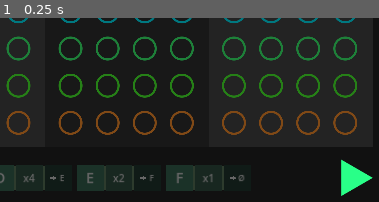
Above: before the commit, frame 1.
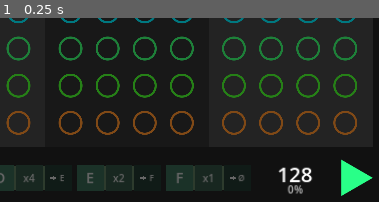
Above: after the commit, the same moment.

Repository: JulienToumieh/bsteppr
Game: Godot game, scene res://main.tscn
Two runs of this game, one before a commit and one after it. Both use one fixed random seed, a clock stepped at 60 frames per second and the inputs below.
Inputs:
- Up to frame 1 (0.25 s): no input
The pictures show only the part of the screen within x 50-100%, y 50-100%; the shares and areas given below are measured in that part.

The runs differ from the first frame. In frame 1, 0.6% of the frame differs, in the area x 73-83%, y 80-96%.

Commit message:
Added tempo and swing change popup (swing functionality not implemented)

Diff:
--- a/Globals.gd
+++ b/Globals.gd
@@ -35,6 +35,7 @@
 var playing = false
 
 var bpm = 128
+var swing = 0
 var beat_interval = 60.0 / (bpm * 4)
 var timer : Timer
 
--- /dev/null
+++ b/components/edit_tempo_popup.gd
@@ -0,0 +1,78 @@
+extends Node2D
+
+var bpm = 0
+var swing = 0
+
+var minTempo = 20
+var maxTempo = 250
+
+func _ready():
+	position = get_viewport().get_size() / 2
+	get_node("TempoSlider").min_value = minTempo
+	get_node("TempoSlider").max_value = maxTempo
+	bpm = Globals.bpm
+	swing = Globals.swing
+	updateGlobal()
+
+
+func _on_close_popup_pressed():
+	Globals.bpm = bpm
+	Globals.swing = swing
+	Globals.updateUI()
+	queue_free()
+
+func updateGlobal():
+	get_node("TempoSlider").value = bpm
+	get_node("SwingSlider").value = swing
+	get_node("BPMLabel").text = str(bpm)
+	get_node("SwingLabel").text = str(swing)
+
+
+func _on_increase_tempo_pressed():
+	bpm += 1
+	if bpm > maxTempo: bpm = maxTempo
+	updateGlobal()
+
+func _on_increase_tempo_2_pressed():
+	bpm += 5
+	if bpm > maxTempo: bpm = maxTempo
+	updateGlobal()
+
+func _on_decrease_tempo_2_pressed():
+	bpm -= 5
+	if bpm < minTempo: bpm = minTempo
+	updateGlobal()
+
+func _on_decrease_tempo_pressed():
+	bpm -= 1
+	if bpm < minTempo: bpm = minTempo
+	updateGlobal()
+
+func _on_increase_swing_pressed():
+	swing += 1
+	if swing > 100: swing = 100
+	updateGlobal()
+
+func _on_increase_swing_2_pressed():
+	swing += 5
+	if swing > 100: swing = 100
+	updateGlobal()
+
+func _on_decrease_swing_2_pressed():
+	swing -= 5
+	if swing < 0: swing = 0
+	updateGlobal()
+
+func _on_decrease_swing_pressed():
+	swing -= 1
+	if swing < 0: swing = 0
+	updateGlobal()
+
+
+func _on_tempo_slider_value_changed(value):
+	bpm = get_node("TempoSlider").value
+	updateGlobal()
+
+func _on_swing_slider_value_changed(value):
+	swing = get_node("SwingSlider").value
+	updateGlobal()
--- /dev/null
+++ b/components/edit_tempo_popup.tscn
@@ -0,0 +1,232 @@
+[gd_scene load_steps=4 format=3 uid="uid://c2u3gkf4nof71"]
+
+[ext_resource type="Script" path="res://components/edit_tempo_popup.gd" id="1_1wo6j"]
+[ext_resource type="Texture2D" uid="uid://cwguhnm6ysoaf" path="res://assets/1px.png" id="2_i6y0g"]
+[ext_resource type="Texture2D" uid="uid://n5533s2q5oj2" path="res://assets/arrow line.svg" id="3_8slsu"]
+
+[node name="EditTempoPopup" type="Node2D"]
+script = ExtResource("1_1wo6j")
+
+[node name="ClosePopup" type="Button" parent="."]
+offset_left = -1080.0
+offset_top = -512.0
+offset_right = 1080.0
+offset_bottom = 512.0
+flat = true
+
+[node name="darkbg" type="Sprite2D" parent="."]
+modulate = Color(0, 0, 0, 0.588235)
+position = Vector2(3.05176e-05, -1.52588e-05)
+scale = Vector2(2176, 1024)
+texture = ExtResource("2_i6y0g")
+
+[node name="Button" type="Button" parent="."]
+offset_left = -264.0
+offset_top = -168.0
+offset_right = 264.0
+offset_bottom = 160.0
+
+[node name="1Px2" type="Sprite2D" parent="."]
+position = Vector2(-9.05991e-06, -3.99998)
+scale = Vector2(528, 328)
+texture = ExtResource("2_i6y0g")
+
+[node name="1Px" type="Sprite2D" parent="."]
+modulate = Color(0.1365, 0.133, 0.14, 1)
+position = Vector2(0, -3.99997)
+scale = Vector2(512, 312)
+texture = ExtResource("2_i6y0g")
+
+[node name="TempoSlider" type="HSlider" parent="."]
+offset_left = -216.0
+offset_top = -40.0
+offset_right = 216.0
+offset_bottom = -24.0
+
+[node name="SwingSlider" type="HSlider" parent="."]
+offset_left = -216.0
+offset_top = 104.0
+offset_right = 216.0
+offset_bottom = 120.0
+
+[node name="BPMLabel" type="Label" parent="."]
+offset_left = -64.0
+offset_top = -136.0
+offset_right = 64.0
+offset_bottom = -81.0
+theme_override_font_sizes/font_size = 40
+text = "100"
+horizontal_alignment = 1
+vertical_alignment = 1
+
+[node name="SwingLabel" type="Label" parent="."]
+offset_left = -64.0
+offset_top = 8.0
+offset_right = 64.0
+offset_bottom = 64.0
+theme_override_font_sizes/font_size = 40
+text = "0"
+horizontal_alignment = 1
+vertical_alignment = 1
+
+[node name="Label2" type="Label" parent="."]
+modulate = Color(0.683128, 0.683128, 0.683128, 1)
+offset_left = -64.0
+offset_top = -88.0
+offset_right = 64.0
+offset_bottom = -60.0
+theme_override_font_sizes/font_size = 20
+text = "BPM"
+horizontal_alignment = 1
+vertical_alignment = 1
+
+[node name="Label4" type="Label" parent="."]
+modulate = Color(0.683128, 0.683128, 0.683128, 1)
+offset_left = -64.0
+offset_top = 56.0
+offset_right = 64.0
+offset_bottom = 84.0
+theme_override_font_sizes/font_size = 20
+text = "% swing"
+horizontal_alignment = 1
+vertical_alignment = 1
+
+[node name="ButtonArrows" type="Node2D" parent="."]
+position = Vector2(0, 8.00003)
+
+[node name="ArrowLine" type="Sprite2D" parent="ButtonArrows"]
+position = Vector2(96, -104)
+rotation = 1.5708
+scale = Vector2(0.229958, 0.229958)
+texture = ExtResource("3_8slsu")
+
+[node name="ArrowLine2" type="Sprite2D" parent="ButtonArrows"]
+position = Vector2(160, -104)
+rotation = 1.5708
+scale = Vector2(0.229958, 0.229958)
+texture = ExtResource("3_8slsu")
+
+[node name="ArrowLine3" type="Sprite2D" parent="ButtonArrows"]
+position = Vector2(176, -104)
+rotation = 1.5708
+scale = Vector2(0.229958, 0.229958)
+texture = ExtResource("3_8slsu")
+
+[node name="ArrowLine4" type="Sprite2D" parent="ButtonArrows"]
+position = Vector2(-176, -104)
+rotation = 4.71239
+scale = Vector2(0.229958, 0.229958)
+texture = ExtResource("3_8slsu")
+
+[node name="ArrowLine5" type="Sprite2D" parent="ButtonArrows"]
+position = Vector2(-160, -104)
+rotation = 4.71239
+scale = Vector2(0.229958, 0.229958)
+texture = ExtResource("3_8slsu")
+
+[node name="ArrowLine6" type="Sprite2D" parent="ButtonArrows"]
+position = Vector2(-96, -104)
+rotation = 4.71239
+scale = Vector2(0.229958, 0.229958)
+texture = ExtResource("3_8slsu")
+
+[node name="ArrowLine7" type="Sprite2D" parent="ButtonArrows"]
+position = Vector2(96, 40)
+rotation = 1.5708
+scale = Vector2(0.229958, 0.229958)
+texture = ExtResource("3_8slsu")
+
+[node name="ArrowLine8" type="Sprite2D" parent="ButtonArrows"]
+position = Vector2(160, 40)
+rotation = 1.5708
+scale = Vector2(0.229958, 0.229958)
+texture = ExtResource("3_8slsu")
+
+[node name="ArrowLine9" type="Sprite2D" parent="ButtonArrows"]
+position = Vector2(176, 40)
+rotation = 1.5708
+scale = Vector2(0.229958, 0.229958)
+texture = ExtResource("3_8slsu")
+
+[node name="ArrowLine10" type="Sprite2D" parent="ButtonArrows"]
+position = Vector2(-176, 40)
+rotation = 4.71239
+scale = Vector2(0.229958, 0.229958)
+texture = ExtResource("3_8slsu")
+
+[node name="ArrowLine11" type="Sprite2D" parent="ButtonArrows"]
+position = Vector2(-160, 40)
+rotation = 4.71239
+scale = Vector2(0.229958, 0.229958)
+texture = ExtResource("3_8slsu")
+
+[node name="ArrowLine12" type="Sprite2D" parent="ButtonArrows"]
+position = Vector2(-96, 40)
+rotation = 4.71239
+scale = Vector2(0.229958, 0.229958)
+texture = ExtResource("3_8slsu")
+
+[node name="Buttons" type="Node2D" parent="."]
+position = Vector2(136, -128)
+
+[node name="IncreaseTempo" type="Button" parent="Buttons"]
+offset_left = -72.0
+offset_right = -8.0
+offset_bottom = 64.0
+flat = true
+
+[node name="IncreaseTempo2" type="Button" parent="Buttons"]
+offset_right = 64.0
+offset_bottom = 64.0
+flat = true
+
+[node name="DecreaseTempo2" type="Button" parent="Buttons"]
+offset_left = -336.0
+offset_right = -272.0
+offset_bottom = 64.0
+flat = true
+
+[node name="DecreaseTempo" type="Button" parent="Buttons"]
+offset_left = -264.0
+offset_right = -200.0
+offset_bottom = 64.0
+flat = true
+
+[node name="IncreaseSwing" type="Button" parent="Buttons"]
+offset_left = -72.0
+offset_top = 144.0
+offset_right = -8.0
+offset_bottom = 208.0
+flat = true
+
+[node name="IncreaseSwing2" type="Button" parent="Buttons"]
+offset_top = 144.0
+offset_right = 64.0
+offset_bottom = 208.0
+flat = true
+
+[node name="DecreaseSwing2" type="Button" parent="Buttons"]
+offset_left = -336.0
+offset_top = 144.0
+offset_right = -272.0
+offset_bottom = 208.0
+flat = true
+
+[node name="DecreaseSwing" type="Button" parent="Buttons"]
+offset_left = -264.0
+offset_top = 144.0
+offset_right = -200.0
+offset_bottom = 208.0
+flat = true
+
+[connection signal="pressed" from="ClosePopup" to="." method="_on_close_popup_pressed"]
+[connection signal="value_changed" from="TempoSlider" to="." method="_on_tempo_slider_value_changed"]
+[connection signal="value_changed" from="SwingSlider" to="." method="_on_swing_slider_value_changed"]
+[connection signal="pressed" from="Buttons/IncreaseTempo" to="." method="_on_increase_tempo_pressed"]
+[connection signal="pressed" from="Buttons/IncreaseTempo2" to="." method="_on_increase_tempo_2_pressed"]
+[connection signal="pressed" from="Buttons/DecreaseTempo2" to="." method="_on_decrease_tempo_2_pressed"]
+[connection signal="pressed" from="Buttons/DecreaseTempo" to="." method="_on_decrease_tempo_pressed"]
+[connection signal="pressed" from="Buttons/IncreaseSwing" to="." method="_on_increase_swing_pressed"]
+[connection signal="pressed" from="Buttons/IncreaseSwing2" to="." method="_on_increase_swing_2_pressed"]
+[connection signal="pressed" from="Buttons/DecreaseSwing2" to="." method="_on_decrease_swing_2_pressed"]
+[connection signal="pressed" from="Buttons/DecreaseSwing" to="." method="_on_decrease_swing_pressed"]
--- a/main.gd
+++ b/main.gd
@@ -2,15 +2,19 @@
 
 var EditBeatPopup = preload("res://components/edit_beat_popup.tscn")
 var EditLoopPopup = preload("res://components/edit_loop_popup.tscn")
+var EditTempoPopup = preload("res://components/edit_tempo_popup.tscn")
 var LoopContainer = preload("res://scenes/loop_chip_container.tscn")
 
 func _ready():
 	Globals.connect("update_ui", Callable(self, "_on_update_ui"))
+	_on_update_ui()
 
 func _on_update_ui():
 	get_node("PlayPauseButton/Play").visible = not Globals.playing
 	get_node("PlayPauseButton/Pause").visible = Globals.playing
 	get_node("BeatGrid").updateTrackerPos()
+	get_node("TempoDisp/Tempo").text = str(Globals.bpm)
+	get_node("TempoDisp/Swing").text = str(Globals.swing) + "%"
 
 func _on_play_pause_button_pressed():
 	Globals.togglePlayback()
@@ -24,3 +28,7 @@
 	var lEditPopup = EditLoopPopup.instantiate()
 	lEditPopup.loopName = loopName
 	add_child(lEditPopup)
+
+func _on_tempo_button_pressed():
+	var tEditPopup = EditTempoPopup.instantiate()
+	add_child(tEditPopup)
--- a/main.tscn
+++ b/main.tscn
@@ -44,4 +44,35 @@
 [node name="LoopChipContainer" parent="." instance=ExtResource("6_ob1h3")]
 position = Vector2(305, 690)
 
+[node name="TempoDisp" type="Node2D" parent="."]
+
+[node name="Tempo" type="Label" parent="TempoDisp"]
+offset_left = 1283.0
+offset_top = 654.0
+offset_right = 1403.0
+offset_bottom = 710.0
+theme_override_font_sizes/font_size = 40
+text = "128"
+horizontal_alignment = 1
+vertical_alignment = 1
+
+[node name="Swing" type="Label" parent="TempoDisp"]
+modulate = Color(0.753086, 0.753086, 0.753086, 1)
+offset_left = 1283.0
+offset_top = 698.0
+offset_right = 1403.0
+offset_bottom = 726.0
+theme_override_font_sizes/font_size = 20
+text = "0%"
+horizontal_alignment = 1
+vertical_alignment = 1
+
+[node name="TempoButton" type="Button" parent="TempoDisp"]
+offset_left = 1296.0
+offset_top = 655.0
+offset_right = 1392.0
+offset_bottom = 727.0
+flat = true
+
 [connection signal="pressed" from="PlayPauseButton" to="." method="_on_play_pause_button_pressed"]
+[connection signal="pressed" from="TempoDisp/TempoButton" to="." method="_on_tempo_button_pressed"]
